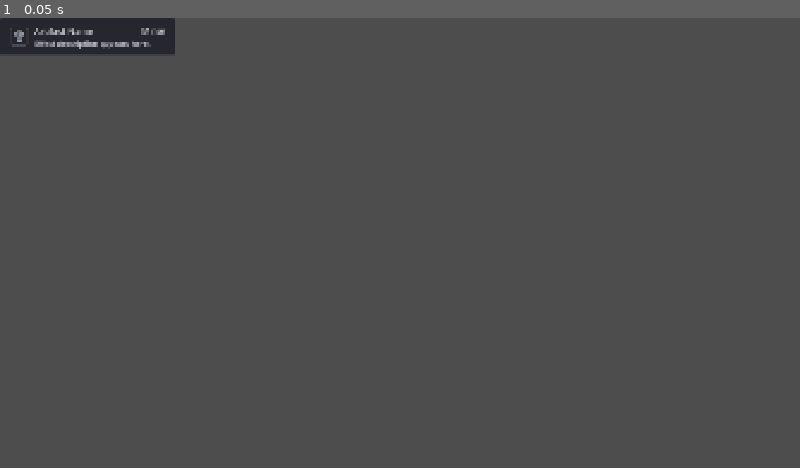
Above: before the commit, frame 1.
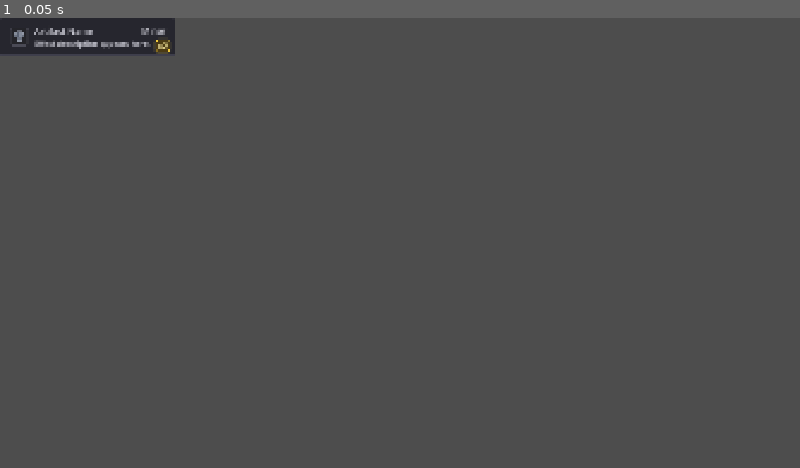
Above: after the commit, the same moment.

Repository: tomchang25/dash-and-slash
Game: Godot game, scene res://game/tick_arena/reward/build_inspection_artifact_row.tscn
Same seed, same stepped clock (60 frames per second), same inputs: the game is played once before the commit and once after it. This scene is started directly instead of the project's main scene.
Inputs:
- Up to frame 1 (0.05 s): no input

The runs differ from the first frame. In frame 1, less than 0.1% of the frame differs, in the area x 19-22%, y 4-8%.

Commit message:
fix(tick-arena): keep artifact stack badges from obscuring content
- Move artifact x2 badges into overlay controls so stack styling no longer fills the row or strip cell
- Refresh stack badge styling with a lighter highlighted treatment for better artifact readability

Diff:
--- a/game/tick_arena/hud/artifact_strip_item.tscn
+++ b/game/tick_arena/hud/artifact_strip_item.tscn
@@ -27,16 +27,18 @@
 content_margin_top = 0.0
 content_margin_right = 5.0
 content_margin_bottom = 0.0
-bg_color = Color(0.08, 0.08, 0.1, 0.92)
+bg_color = Color(0.27, 0.2, 0.05, 0.78)
 border_width_left = 1
 border_width_top = 1
 border_width_right = 1
 border_width_bottom = 1
-border_color = Color(0.55, 0.55, 0.62, 1)
+border_color = Color(0.98, 0.82, 0.24, 0.95)
 corner_radius_top_left = 7
 corner_radius_top_right = 7
 corner_radius_bottom_right = 7
 corner_radius_bottom_left = 7
+shadow_color = Color(1, 0.86, 0.28, 0.28)
+shadow_size = 3
 
 [node name="ArtifactStripItem" type="PanelContainer"]
 custom_minimum_size = Vector2(64, 64)
@@ -75,7 +77,11 @@
 mouse_filter = 2
 color = Color(0.55, 0.55, 0.62, 1)
 
-[node name="StackBadge" type="PanelContainer" parent="."]
+[node name="StackOverlay" type="Control" parent="."]
+layout_mode = 2
+mouse_filter = 2
+
+[node name="StackBadge" type="PanelContainer" parent="StackOverlay"]
 unique_name_in_owner = true
 visible = false
 layout_mode = 1
@@ -90,9 +96,10 @@
 mouse_filter = 2
 theme_override_styles/panel = SubResource("stack_badge_panel")
 
-[node name="StackBadgeLabel" type="Label" parent="StackBadge"]
+[node name="StackBadgeLabel" type="Label" parent="StackOverlay/StackBadge"]
 unique_name_in_owner = true
 layout_mode = 2
 theme_type_variation = &"MicroLabel"
+theme_override_colors/font_color = Color(1, 0.94, 0.64, 1)
 text = "x2"
 horizontal_alignment = 1
--- a/game/tick_arena/reward/build_inspection_artifact_row.tscn
+++ b/game/tick_arena/reward/build_inspection_artifact_row.tscn
@@ -1,44 +1,46 @@
-[gd_scene load_steps=4 format=3]
+[gd_scene format=3 uid="uid://cdjup32b5hvgu"]
 
-[ext_resource type="Script" path="res://game/tick_arena/reward/build_inspection_artifact_row.gd" id="1_row"]
-[ext_resource type="Texture2D" path="res://data/rewards/icons/artifact_placeholder.svg" id="2_icon"]
+[ext_resource type="Script" uid="uid://b1lecjr1w2k2x" path="res://game/tick_arena/reward/build_inspection_artifact_row.gd" id="1_row"]
+[ext_resource type="Texture2D" uid="uid://b4rgvu3023st5" path="res://data/rewards/icons/artifact_placeholder.svg" id="2_icon"]
 
 [sub_resource type="StyleBoxFlat" id="stack_badge_panel"]
 content_margin_left = 6.0
 content_margin_top = 1.0
 content_margin_right = 6.0
 content_margin_bottom = 1.0
-bg_color = Color(0.08, 0.08, 0.1, 0.92)
+bg_color = Color(0.27, 0.2, 0.05, 0.78)
 border_width_left = 1
 border_width_top = 1
 border_width_right = 1
 border_width_bottom = 1
-border_color = Color(0.55, 0.55, 0.62, 1)
+border_color = Color(0.98, 0.82, 0.24, 0.95)
 corner_radius_top_left = 8
 corner_radius_top_right = 8
 corner_radius_bottom_right = 8
 corner_radius_bottom_left = 8
+shadow_color = Color(1, 0.86, 0.28, 0.28)
+shadow_size = 4
 
-[node name="BuildInspectionArtifactRow" type="PanelContainer"]
+[node name="BuildInspectionArtifactRow" type="PanelContainer" unique_id=210687778]
+clip_contents = true
 custom_minimum_size = Vector2(420, 84)
-clip_contents = true
 script = ExtResource("1_row")
 
-[node name="MarginContainer" type="MarginContainer" parent="."]
+[node name="MarginContainer" type="MarginContainer" parent="." unique_id=1432461645]
 layout_mode = 2
 theme_override_constants/margin_left = 10
 theme_override_constants/margin_top = 8
 theme_override_constants/margin_right = 10
 theme_override_constants/margin_bottom = 8
 
-[node name="RootHBox" type="HBoxContainer" parent="MarginContainer"]
+[node name="RootHBox" type="HBoxContainer" parent="MarginContainer" unique_id=1866425333]
 layout_mode = 2
 theme_override_constants/separation = 12
 
-[node name="IconContainer" type="CenterContainer" parent="MarginContainer/RootHBox"]
+[node name="IconContainer" type="CenterContainer" parent="MarginContainer/RootHBox" unique_id=1504052277]
 layout_mode = 2
 
-[node name="IconTexture" type="TextureRect" parent="MarginContainer/RootHBox/IconContainer"]
+[node name="IconTexture" type="TextureRect" parent="MarginContainer/RootHBox/IconContainer" unique_id=1468025241]
 unique_name_in_owner = true
 custom_minimum_size = Vector2(48, 48)
 layout_mode = 2
@@ -46,16 +48,16 @@
 expand_mode = 1
 stretch_mode = 5
 
-[node name="InfoVBox" type="VBoxContainer" parent="MarginContainer/RootHBox"]
+[node name="InfoVBox" type="VBoxContainer" parent="MarginContainer/RootHBox" unique_id=800919514]
 layout_mode = 2
 size_flags_horizontal = 3
 theme_override_constants/separation = 2
 
-[node name="TitleRow" type="HBoxContainer" parent="MarginContainer/RootHBox/InfoVBox"]
+[node name="TitleRow" type="HBoxContainer" parent="MarginContainer/RootHBox/InfoVBox" unique_id=606889138]
 layout_mode = 2
 theme_override_constants/separation = 8
 
-[node name="NameLabel" type="Label" parent="MarginContainer/RootHBox/InfoVBox/TitleRow"]
+[node name="NameLabel" type="Label" parent="MarginContainer/RootHBox/InfoVBox/TitleRow" unique_id=510732303]
 unique_name_in_owner = true
 layout_mode = 2
 size_flags_horizontal = 3
@@ -63,37 +65,42 @@
 text = "Artifact Name"
 clip_text = true
 
-[node name="CaptionLabel" type="Label" parent="MarginContainer/RootHBox/InfoVBox/TitleRow"]
+[node name="CaptionLabel" type="Label" parent="MarginContainer/RootHBox/InfoVBox/TitleRow" unique_id=2129330493]
 unique_name_in_owner = true
 layout_mode = 2
 theme_type_variation = &"CaptionLabel"
 text = "Minor"
 
-[node name="DescriptionLabel" type="Label" parent="MarginContainer/RootHBox/InfoVBox"]
+[node name="DescriptionLabel" type="Label" parent="MarginContainer/RootHBox/InfoVBox" unique_id=1352505800]
 unique_name_in_owner = true
 layout_mode = 2
 theme_type_variation = &"SmallLabel"
 text = "Effect description appears here."
 autowrap_mode = 3
 
-[node name="StackBadge" type="PanelContainer" parent="."]
+[node name="StackOverlay" type="Control" parent="." unique_id=397915022]
+layout_mode = 2
+mouse_filter = 2
+
+[node name="StackBadge" type="PanelContainer" parent="StackOverlay" unique_id=475286433]
 unique_name_in_owner = true
-visible = false
 layout_mode = 1
-anchors_preset = 1
+anchors_preset = 3
 anchor_left = 1.0
+anchor_top = 1.0
 anchor_right = 1.0
-offset_left = -46.0
-offset_top = 6.0
-offset_right = -10.0
-offset_bottom = 26.0
+anchor_bottom = 1.0
+offset_left = -35.0
+offset_top = -30.0
 grow_horizontal = 0
+grow_vertical = 0
 mouse_filter = 2
 theme_override_styles/panel = SubResource("stack_badge_panel")
 
-[node name="StackBadgeLabel" type="Label" parent="StackBadge"]
+[node name="StackBadgeLabel" type="Label" parent="StackOverlay/StackBadge" unique_id=752570939]
 unique_name_in_owner = true
 layout_mode = 2
 theme_type_variation = &"CaptionLabel"
+theme_override_colors/font_color = Color(1, 0.94, 0.64, 1)
 text = "x2"
 horizontal_alignment = 1
